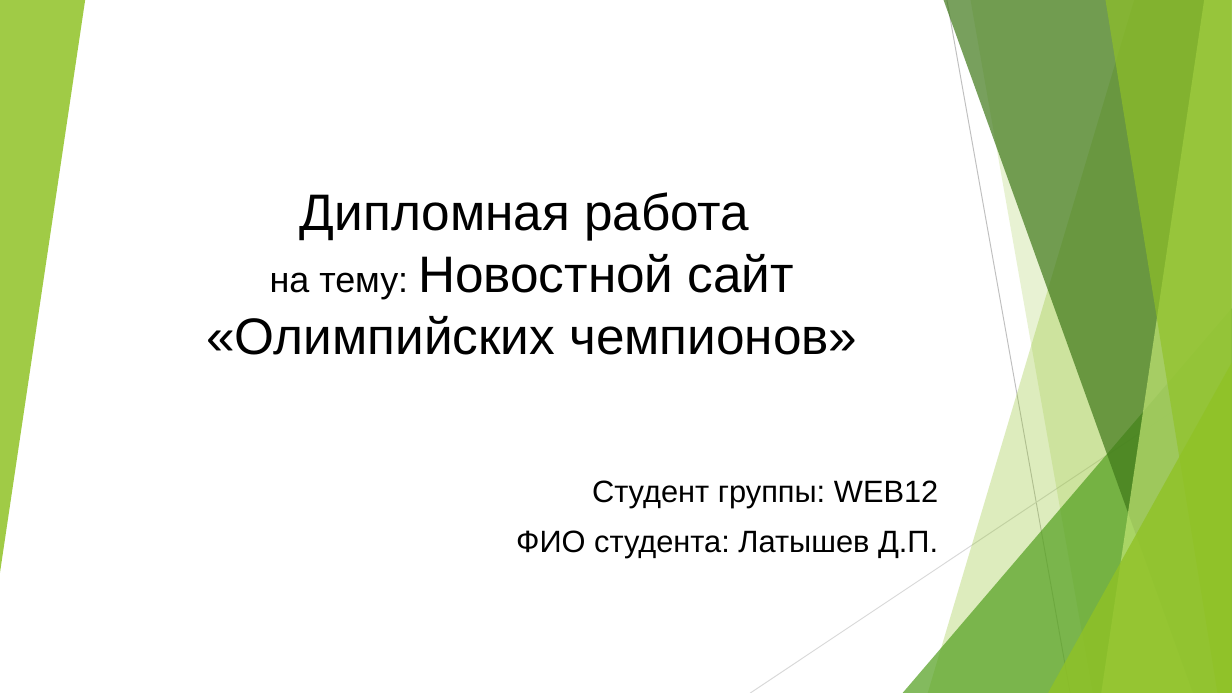
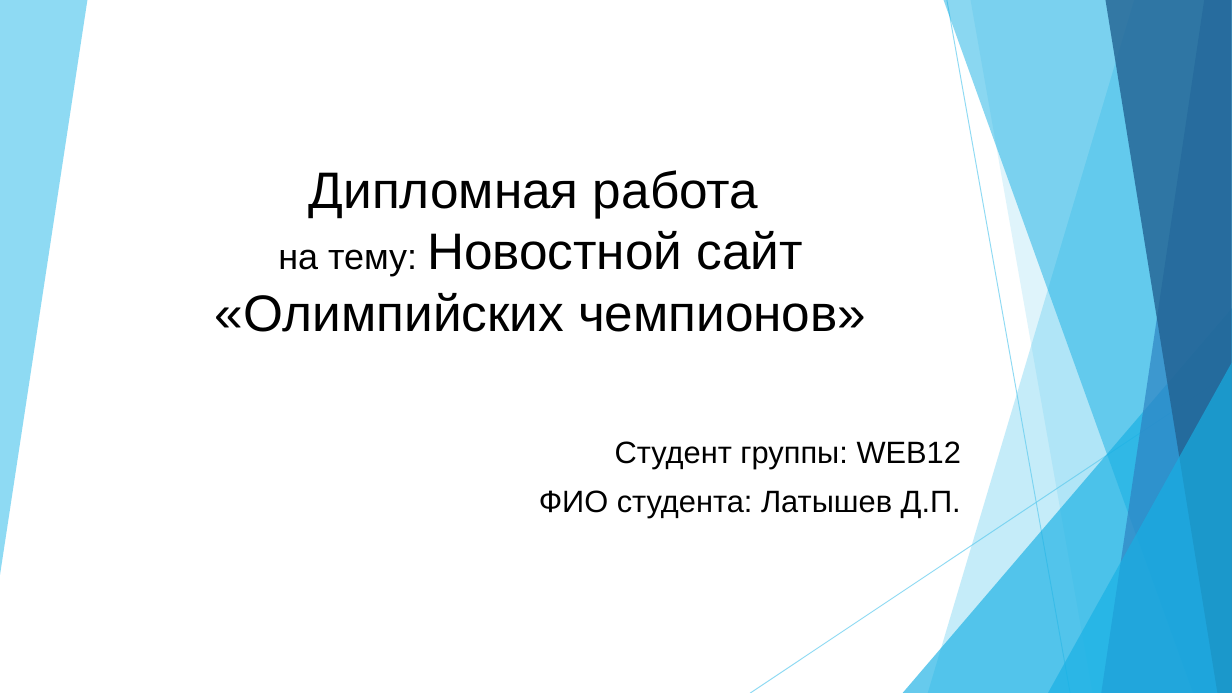
Before and after one commit to Latyshevdp72rus/Latyshevdp_WEB12, a slide deck: slide 1 of Дипломная работа - Новостной сайт Олимпийских чемпионов .pptx. Drawn at 1232x693 pixels with LibreOffice and Linux fonts; fonts in the diff are those of the drawing. Boxes give left, top, right and bottom in pixels: in the first picture for what was removed or moved away, otherwise in the second. Text is boxed around its words. In the diff, an @@ line names an element or a change of style, - is before the commit and + after.

```diff
--- a/Дипломная работа - Новостной сайт Олимпийских чемпионов .pptx
+++ b/Дипломная работа - Новостной сайт Олимпийских чемпионов .pptx
@@ triangle removed at box(0, 0, 85, 573) @@
@@ freeform shape added at box(0, 0, 87, 575), fill #5FCBEF at 70% opacity @@
@@ freeform shape at box(928, 0, 1232, 693): fill #90C226 at 30% opacity to #5FCBEF at 36% opacity @@
@@ freeform shape at box(944, 0, 1232, 693): fill #3F7819 at 70% opacity to #17B0E4 at 50% opacity @@
@@ line (947, 0) - (1070, 693): stroke #BFBFBF 0.75 pt to #5FCBEF 0.75 pt @@
@@ freeform shape at box(970, 0, 1232, 693): fill #90C226 at 20% opacity to #5FCBEF at 20% opacity @@
@@ freeform shape at box(1102, 0, 1232, 693): fill #C0E474 at 70% opacity to #2E83C3 at 70% opacity @@
@@ freeform shape at box(1105, 0, 1232, 693): fill #90C226 at 65% opacity to #226292 at 80% opacity @@
@@ title "Дипломная работа на тему: Новостной ...": place and size @@
-title "Дипломная работа на тему: Новостной ..." at box(206, 192, 857, 355)
+title "Дипломная работа на тему: Новостной ..." at box(215, 170, 866, 332)
@@ triangle at box(903, 308, 1232, 693): fill #54A021 at 72% opacity to #17B0E4 at 66% opacity @@
@@ line (1232, 372) - (750, 693): stroke #D9D9D9 0.75 pt to #5FCBEF 0.75 pt @@
@@ triangle at box(1048, 363, 1232, 693): fill #90C226 at 80% opacity to #17B0E4 at 66% opacity @@
@@ subtitle "Студент группы: WEB12": place and size @@
-subtitle "Студент группы: WEB12" at box(516, 480, 938, 557)
+subtitle "Студент группы: WEB12" at box(539, 441, 961, 518)
```
Also in this commit, not shown: 4 other slides changed, 3 slides added, 8 other files.
